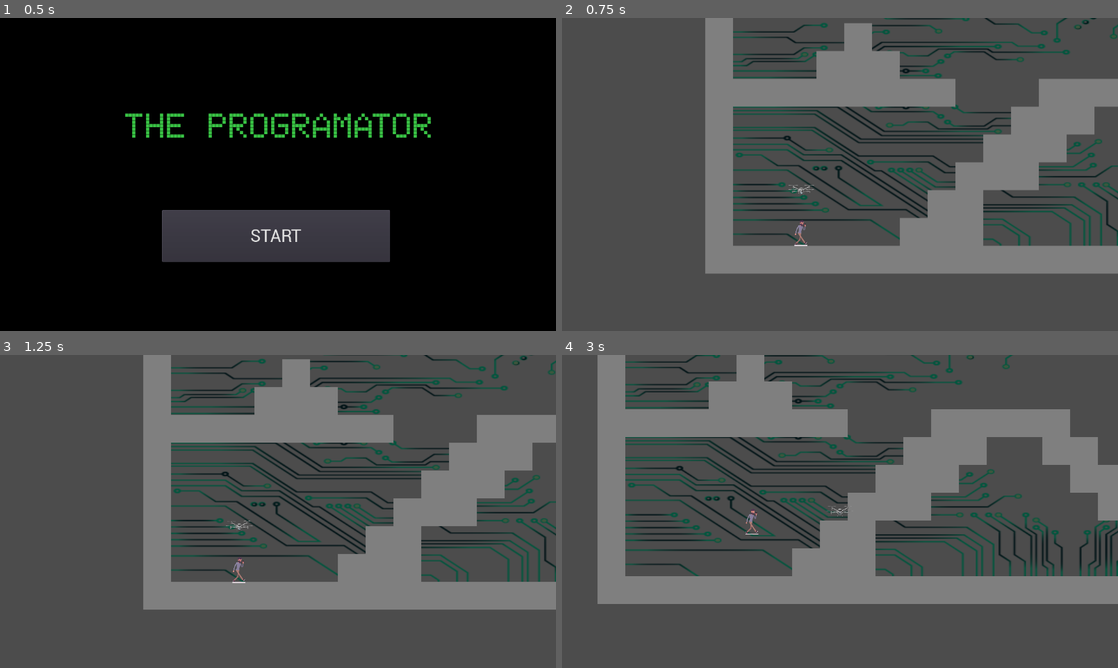
Above: before the commit, frames 1-4 (two rows, left to right).
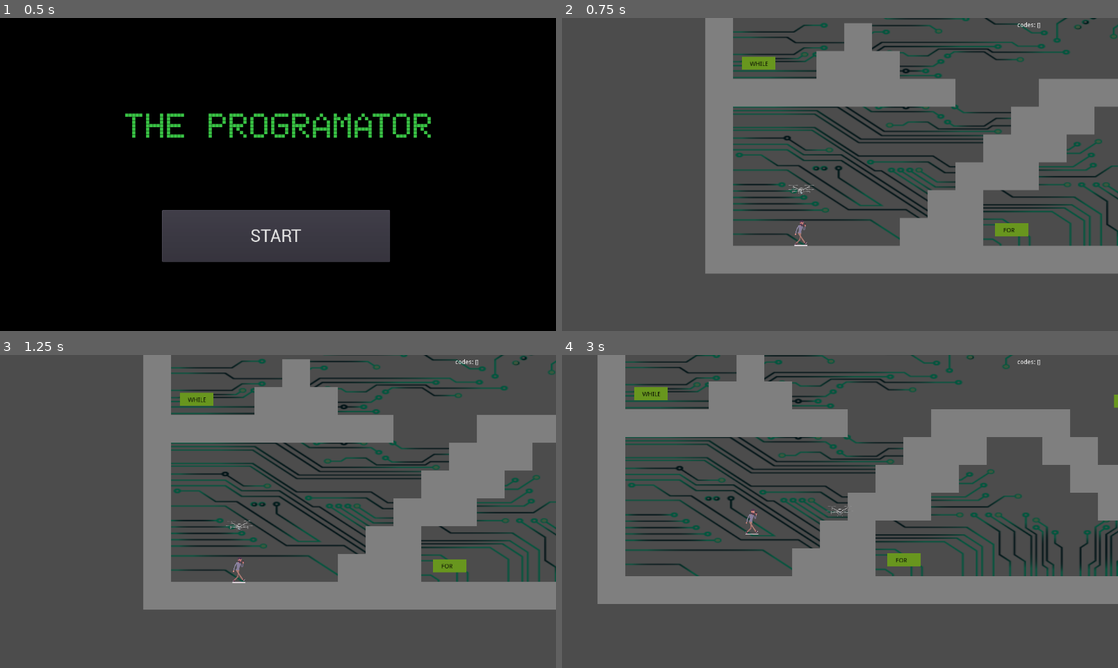
Above: after the commit, the same moments.

Repository: CamilaCintioli/the-progammator
Game: Godot game, scene res://Main.tscn
Same seed, same stepped clock (60 frames per second), same inputs: the game is played once before the commit and once after it.
Inputs (mouse positions are in pixels of both pictures, inside the frame that each line leads up to):
- Up to frame 1 (0.5 s): no input
- Up to frame 2 (0.75 s): click "START" at 0.5 s
- Up to frame 3 (1.25 s): no input
- Up to frame 4 (3 s): tap Enter at 1.25 s; move the mouse to (962, 495) at 1.27 s; hold D (move_right) 1.28-2.78 s; tap Space (change) at 1.35, 2.1, 2.85 s; tap Up (jump) at 1.52, 2.27 s; move the mouse to (728, 527) at 2.02 s; move the mouse to (895, 442) at 2.77 s; hold A (move_left) from 2.78 s (still down)

Frame 1 is identical in both runs. In frame 2, 0.5% of the frame differs, in the area x 32-86%, y 1-70%; in frame 3, 0.5%; in frame 4, 0.6%, in the area x 13-100%, y 1-68%.

Commit message:
level 2 get codes

Diff:
--- a/Levels/Level2.gd
+++ b/Levels/Level2.gd
@@ -3,12 +3,14 @@
 onready var player = $Programmer
 onready var dron = $Dron
 onready var portal = $Portal
+onready var codes = $Codes
 var control = true
 
 func _ready():
 	player.initialize(self)
 	dron.initialize(self)
 	portal.initialize(self)
+	codes.initialize(self)
 	$DialogBox.visible = false
 
 func change_control():
--- a/Levels/Level2.tscn
+++ b/Levels/Level2.tscn
@@ -7,6 +7,7 @@
 [ext_resource path="res://assets/textures/background/fondo.png" type="Texture" id=5]
 [ext_resource path="res://assets/fonts/MLTWNII_.ttf" type="DynamicFontData" id=6]
 [ext_resource path="res://Levels/Level2/portals/Portal.tscn" type="PackedScene" id=7]
+[ext_resource path="res://Levels/Level2/portals/Codes.gd" type="Script" id=8]
 
 [sub_resource type="ConvexPolygonShape2D" id=1]
 points = PoolVector2Array( 0, 0, 64, 0, 64, 64, 0, 64 )
@@ -62,6 +63,9 @@
 size = 30
 font_data = ExtResource( 6 )
 
+[sub_resource type="RectangleShape2D" id=5]
+extents = Vector2( 36.912, 14.2949 )
+
 [node name="Level2" type="Node"]
 script = ExtResource( 4 )
 
@@ -120,8 +124,119 @@
 [node name="Portal" parent="." instance=ExtResource( 7 )]
 position = Vector2( 1571.29, 608.858 )
 
+[node name="Codes" type="Node" parent="."]
+script = ExtResource( 8 )
+
+[node name="While" type="Area2D" parent="Codes"]
+__meta__ = {
+"_edit_group_": true
+}
+
+[node name="ColorRect" type="ColorRect" parent="Codes/While"]
+margin_left = 20.3058
+margin_top = 268.653
+margin_right = 97.3058
+margin_bottom = 298.653
+color = Color( 0.411765, 0.592157, 0.121569, 1 )
+__meta__ = {
+"_edit_use_anchors_": false
+}
+
+[node name="CollisionShape2D" type="CollisionShape2D" parent="Codes/While"]
+position = Vector2( 59.1185, 283.583 )
+shape = SubResource( 5 )
+
+[node name="RichTextLabel" type="RichTextLabel" parent="Codes/While"]
+margin_left = 39.3471
+margin_top = 279.225
+margin_right = 105.347
+margin_bottom = 307.225
+custom_colors/default_color = Color( 0, 0, 0, 1 )
+text = "WHILE"
+__meta__ = {
+"_edit_use_anchors_": false
+}
+
+[node name="For" type="Area2D" parent="Codes"]
+position = Vector2( 583.519, 382.692 )
+__meta__ = {
+"_edit_group_": true
+}
+
+[node name="ColorRect" type="ColorRect" parent="Codes/For"]
+margin_left = 20.3058
+margin_top = 268.653
+margin_right = 97.3058
+margin_bottom = 298.653
+color = Color( 0.411765, 0.592157, 0.121569, 1 )
+__meta__ = {
+"_edit_use_anchors_": false
+}
+
+[node name="CollisionShape2D" type="CollisionShape2D" parent="Codes/For"]
+position = Vector2( 59.1185, 283.583 )
+shape = SubResource( 5 )
+
+[node name="RichTextLabel" type="RichTextLabel" parent="Codes/For"]
+margin_left = 39.3471
+margin_top = 279.225
+margin_right = 105.347
+margin_bottom = 307.225
+custom_colors/default_color = Color( 0, 0, 0, 1 )
+text = "FOR"
+__meta__ = {
+"_edit_use_anchors_": false
+}
+
+[node name="If" type="Area2D" parent="Codes"]
+position = Vector2( 1104.86, 16.83 )
+__meta__ = {
+"_edit_group_": true
+}
+
+[node name="ColorRect" type="ColorRect" parent="Codes/If"]
+margin_left = 20.3058
+margin_top = 268.653
+margin_right = 97.3058
+margin_bottom = 298.653
+color = Color( 0.411765, 0.592157, 0.121569, 1 )
+__meta__ = {
+"_edit_use_anchors_": false
+}
+
+[node name="CollisionShape2D" type="CollisionShape2D" parent="Codes/If"]
+position = Vector2( 59.1185, 283.583 )
+shape = SubResource( 5 )
+
+[node name="RichTextLabel" type="RichTextLabel" parent="Codes/If"]
+margin_left = 50.3595
+margin_top = 277.222
+margin_right = 116.36
+margin_bottom = 305.222
+custom_colors/default_color = Color( 0, 0, 0, 1 )
+text = "IF"
+__meta__ = {
+"_edit_use_anchors_": false
+}
+
+[node name="CodesInfo" type="CanvasLayer" parent="Codes"]
+
+[node name="Label" type="Label" parent="Codes/CodesInfo"]
+margin_left = 1048.0
+margin_top = 10.0
+margin_right = 1272.0
+margin_bottom = 44.0
+text = "codes: []"
+__meta__ = {
+"_edit_use_anchors_": false
+}
+
 [node name="Programmer" parent="." instance=ExtResource( 3 )]
 position = Vector2( 156.355, 665.39 )
 
 [node name="Dron" parent="." instance=ExtResource( 2 )]
 position = Vector2( 157.443, 576.038 )
+
+[connection signal="body_entered" from="Codes/While" to="Codes" method="_on_While_body_entered"]
+[connection signal="body_entered" from="Codes/For" to="Codes" method="_on_For_body_entered"]
+[connection signal="body_entered" from="Codes/If" to="Codes" method="_on_If_body_entered"]
--- a/Levels/Level2/entities/player/Dron.gd
+++ b/Levels/Level2/entities/player/Dron.gd
@@ -25,7 +25,7 @@
 	velocity.y += lerp(float(down) - float(up), 0.2, 0.2) * speed
 
 
-func _physics_process(delta):
+func _physics_process(_delta):
 	if !container.control:
 		get_input()
 	velocity = move_and_slide(velocity, Vector2.ZERO)
--- a/Levels/Level2/entities/player/Programmer.gd
+++ b/Levels/Level2/entities/player/Programmer.gd
@@ -34,7 +34,7 @@
 	else:
 		velocity.x = lerp(velocity.x, 0, FRICTION_WEIGHT) if abs(velocity.x) > 1 else 0
 
-func _physics_process(delta):
+func _physics_process(_delta):
 	if Input.is_action_just_pressed("change"):
 		container.change_control()
 
--- /dev/null
+++ b/Levels/Level2/portals/Codes.gd
@@ -0,0 +1,28 @@
+extends Node
+
+var container
+var codes = []
+
+func initialize(level_2):
+	container = level_2
+
+func _ready():
+	add_to_group("code")
+
+func _on_For_body_entered(body):
+	if body.is_in_group("programmer"):
+		codes.append('for')
+		$For.hide()
+		$CodesInfo/Label.text = "codes: " + str(codes)
+
+func _on_While_body_entered(body):
+	if body.is_in_group("programmer"):
+		codes.append('while')
+		$While.hide()
+		$CodesInfo/Label.text = "codes: " + str(codes)
+
+func _on_If_body_entered(body):
+	if body.is_in_group("programmer"):
+		codes.append('if')
+		$If.hide()
+		$CodesInfo/Label.text = "codes: " + str(codes)
--- a/Levels/Level2/portals/Portal.gd
+++ b/Levels/Level2/portals/Portal.gd
@@ -7,8 +7,8 @@
 
 func _on_Portal_body_entered(body):
 	if body.is_in_group("programmer"):
-		get_parent().show_dialog()
+		container.show_dialog()
 
 func _on_Portal_body_exited(body):
 	if body.is_in_group("programmer"):
-		get_parent().hide_dialog()
+		container.hide_dialog()
Not shown: 1 places in Levels/Level2.tscn that only renumber resources
